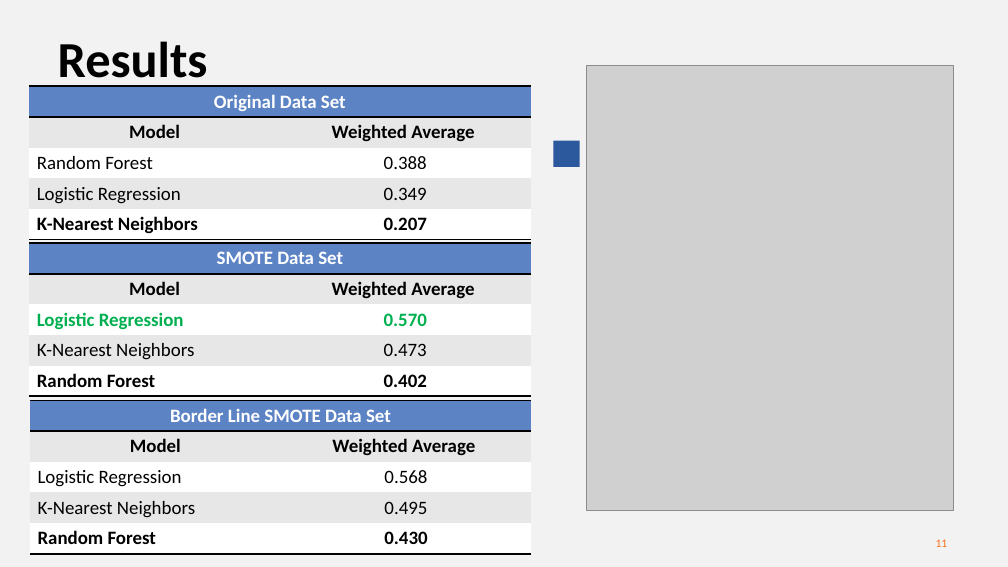
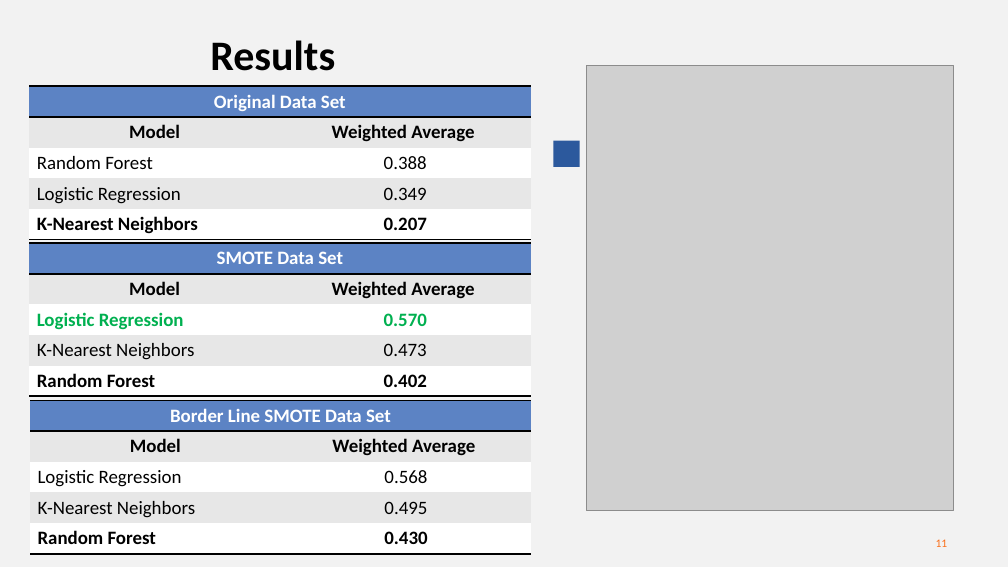
Before and after one commit to gmg20/Assorted, a slide deck: slide 11 of Turnover_Predict/Turnover_Presentation.pptx. Drawn at 1008x567 pixels with LibreOffice and Linux fonts; fonts in the diff are those of the drawing; grey boxes stand for pictures. Boxes give left, top, right and bottom in pixels: in the first picture for what was removed or moved away, otherwise in the second. Text is boxed around its words. In the diff, an @@ line names an element or a change of style, - is before the commit and + after.

```diff
--- a/Turnover_Predict/Turnover_Presentation.pptx
+++ b/Turnover_Predict/Turnover_Presentation.pptx
@@ title "Results" at bbox=[210, 40, 335, 71]: size 48 to 40 pt; alignment left to centre @@
```
Also in this commit, not shown: 11 other slides changed.
